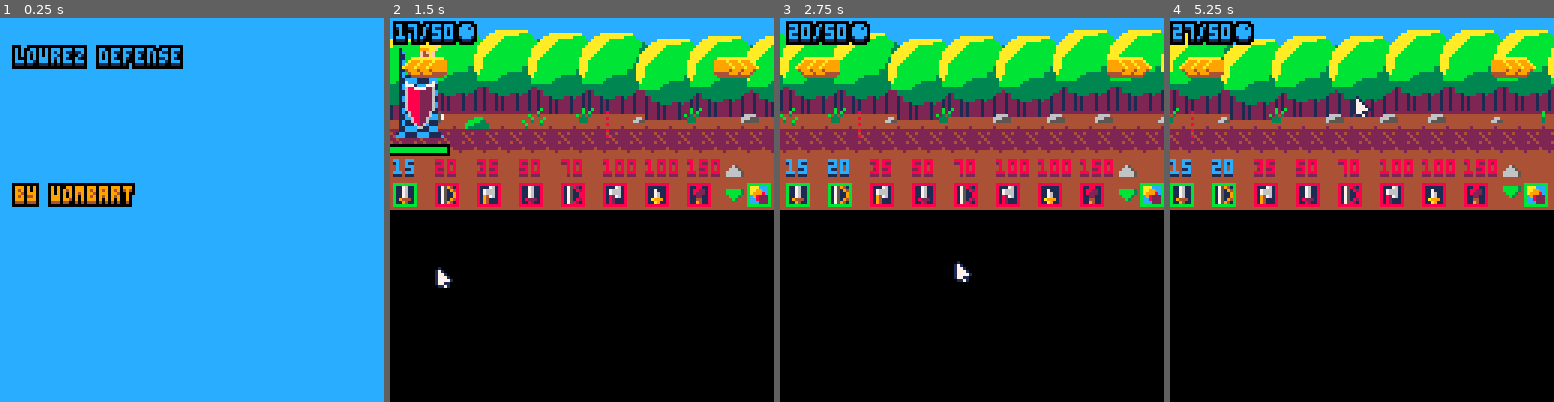
Above: before the commit, frames 1-4 (left to right).
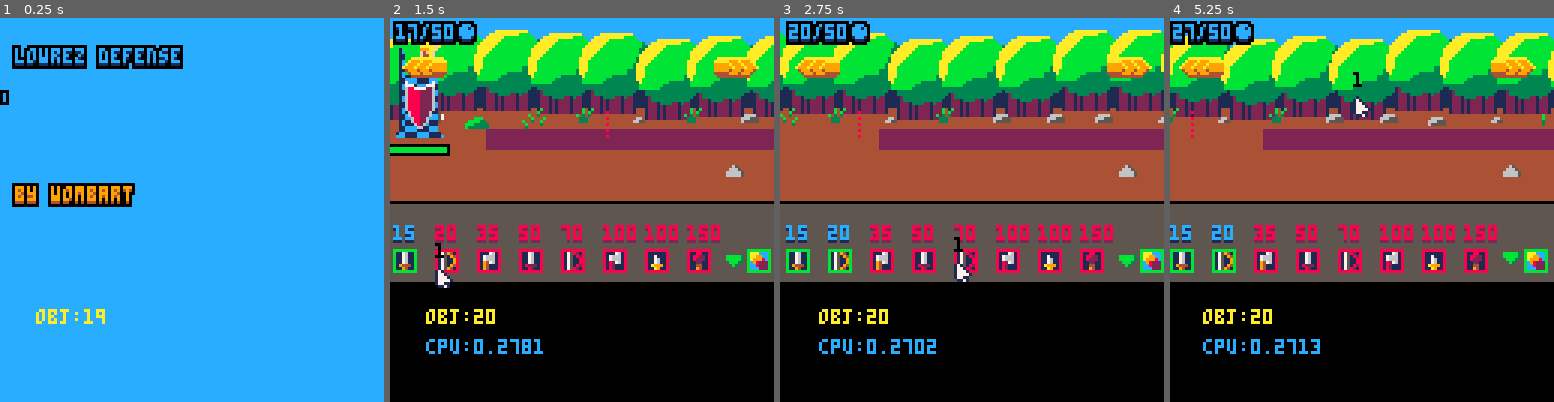
Above: after the commit, the same moments.

Repository: TThanushan/lowrez_defense
Game: PICO-8 cartridge lowzdefense.p8
Same seed, same stepped clock (60 frames per second), same inputs: the game is played once before the commit and once after it.
Inputs (mouse positions are in pixels of both pictures, inside the frame that each line leads up to):
- Up to frame 1 (0.25 s): no input
- Up to frame 2 (1.5 s): tap X (X key) at 0.33, 1.07 s; click (670, 121) at 0.67 s; click (436, 267) at 1.22 s
- Up to frame 3 (2.75 s): hold Right 1.6-2.1 s; click (887, 114) at 1.77 s; tap X (X key) at 1.85 s; click (952, 259) at 2.32 s; hold Right from 2.47 s (still down)
- Up to frame 4 (5.25 s): click (1404, 106) at 2.87 s; tap X (X key) at 2.97, 4.08, 5.2 s; release Right at 3.03 s; hold Left 3.08-3.58 s; click (1465, 256) at 3.42 s; click (1231, 102) at 3.97 s; hold Right 4.02-4.68 s; click (1292, 248) at 4.52 s; click (1354, 94) at 5.07 s; hold Left from 5.08 s (still down)

The runs differ from the first frame. In frame 1, 0.4% of the frame differs, in the area x 0-28%, y 18-80%; in frame 2, 28%; in frame 3, 29%; in frame 4, 31%, in the area x 0-100%, y 3-88%.

Commit message:
1 Bug fixed : You can't click on button that aren't displayed 2 Removed camera shaking on UI text 3 Increased the game height resolution 4 Improve the map drawing function, it is not drawing with the map function anymore. Now I am drawing with the rectfill function. (reduce the cpu usage of 0.10)

Diff:
--- a/lowzdefense.p8
+++ b/lowzdefense.p8
@@ -10,7 +10,7 @@
  0 ,0, false,nil,0, false,0,0,0,0
 
 local left_map_limit, right_map_limit = 20, 200
-local debugmode = false
+local debugmode = true
 local main_camera,mouse,turret,enemy_tower
 
 local spawner_infos = {x=0, y=0, tag='spawner', properties={timer=0, time_between_spawn=15, alivee=0, enemy_limit = 20}}
@@ -53,19 +53,20 @@
   end
 
   if (debugmode) then
-      -- print('fps:'..stat(7),main_camera.x+ 0, 11+main_camera.y, 11, 3)
-      print('obj:'..#game_objects, main_camera.x-21, main_camera.y-5, 8, 2)
-      -- print('time:'..flr(time()/2),main_camera.x-64, main_camera.y-64, 8, 2)
-      -- print('e:'..spawner.alivee,main_camera.x-30, 30 +main_camera.y, 8, 2)
-
-      -- print('mem_use:'..stat(0),main_camera.x+ 0, 30+main_camera.y, 8, 2)
-      print('cpu:'..stat(1),main_camera.x-25, 0+main_camera.y, 9, 4)
-      -- print('particles:'..#part,main_camera.x+ 0, 50+main_camera.y, 8, 2)
-      -- spe_print('sys_cpu:'..stat(2),main_camera.x+ 0, 50+main_camera.y, 8, 2)
-
-      -- spe_print(main_camera.x, main_camera.x, main_camera.y, 8, 2)
-      -- spe_print(main_camera.y, main_camera.x, main_camera.y, 8, 2)
-      print(spawner.alivee, mouse.x, mouse.y-8, 0)
+    if (btn(5)) shake_v(1)
+    -- print('fps:'..stat(7),main_camera.x+ 0, 11+main_camera.y, 11, 3)
+    print('obj:'..#game_objects, main_camera.x-20, main_camera.y+65, 10)
+    -- print('time:'..flr(time()/2),main_camera.x-64, main_camera.y-64, 8, 2)
+    -- print('e:'..spawner.alivee,main_camera.x-30, 30 +main_camera.y, 8, 2)
+
+    -- print('mem_use:'..stat(0),main_camera.x+ 0, 30+main_camera.y, 8, 2)
+    print('cpu:'..stat(1),main_camera.x-20, main_camera.y+75, 12)
+    -- print('particles:'..#part,main_camera.x+ 0, 50+main_camera.y, 8, 2)
+    -- spe_print('sys_cpu:'..stat(2),main_camera.x+ 0, 50+main_camera.y, 8, 2)
+
+    -- spe_print(main_camera.x, main_camera.x, main_camera.y, 8, 2)
+    -- spe_print(main_camera.y, main_camera.x, main_camera.y, 8, 2)
+    print(spawner.alivee, mouse.x, mouse.y-8, 0)
 
   end
 
@@ -91,7 +92,7 @@
  init_decors()
 
  local space_between = 14
- local pos_x, pos_y = -45, 23
+ local pos_x, pos_y = -45, 45
 -- buttons.
 -- line 0
  make_button(pos_x+space_between, pos_y, 3, {86}, 15,'button_unit1', 0)
@@ -106,7 +107,7 @@
  make_button(pos_x+space_between, pos_y, 3, {94, 78}, 50,'button_manaregen', 1)
  make_button(pos_x+space_between*2, pos_y, 3,{95, 79}, 50,'button_manamax', 1)
  make_button(pos_x+space_between*3, pos_y, 3, {85, 69}, 100,'button_lesscooldown', 1)
- make_button(87, pos_y, 60, {77}, 0,'button_meteor', 99)
+ make_button(87, pos_y, 40, {77}, 0,'button_meteor', 99)
  -- make_button(10, pos_y, 3, 93, 100,'button_manamax', 1)
  -- make_button(-20, pos_y, 5,87, 20,'button_unit2', 1)
  -- make_button(-9, pos_y, 12,88, 35,'button_unit3', 1)
@@ -183,7 +184,7 @@
 
 function whiteframe_update()
  if whiteframe == true then
-  rectfill(-100,-100, 200, 200, 7)
+  rectfill(-100,-100, 200, 200, 0)
   whiteframe = false
  end
 end
@@ -193,7 +194,27 @@
 end
 
 function draw_map()
- map(0, 0, -86+shkx, 0+shky, 60, 8)
+  -- sky
+  local x0, y0, x1, y1, col = -33, 0, 96, 10, 12
+  rectfill(main_camera.x+shkx+x0, shky+y0, main_camera.x+shkx+x1, shky+y1, col)
+
+  -- tree background
+  x0, y0, x1, y1, col = -33, 10, 96, 30, 1
+  rectfill(main_camera.x+shkx+x0, shky+y0, main_camera.x+shkx+x1, shky+y1, col)
+
+  -- ground
+  x0, y0, x1, y1, col = -33, 30, 96, 60, 4
+  rectfill(main_camera.x+shkx+x0, shky+y0, main_camera.x+shkx+x1, shky+y1, col)
+
+  -- ground path
+  x0, y0, x1, y1, col = 0, 37, 276, 43, 2
+  rectfill(main_camera.x+shkx+x0, shky+y0, main_camera.x+shkx+x1, shky+y1, col)
+
+  -- buttons background
+  x0, y0, x1, y1, col = -33, 30, 96, 55, 5
+  rectfill(main_camera.x+shkx+x0, main_camera.y+shky+y0, main_camera.x+shkx+x1, main_camera.y+shky+y1, col)
+
+  -- map(0, 0, -86+shkx, 0+shky, 60, 6)
 end
 
 function draw_start()
@@ -212,28 +233,29 @@
 
 
 function draw_game()
- cls()
- draw_map()
- draw_part()
- draw_all_gameobject()
-
- draw_camera_button()
-
- whiteframe_update()
-
- draw_mouse_cursor()
- -- print(#part, 20, 20, 8)
+  cls()
+  draw_map()
+  draw_part()
+  draw_all_gameobject()
+
+  draw_camera_button()
+
+  whiteframe_update()
+
+  draw_mouse_cursor()
+  -- print(#part, 20, 20, 8)
+  -- do_camera_shake()
 
 
 end
 function update_game()
   update_part()
-  do_camera_shake()
   random_enemy_spawning()
   update_all_gameobject()
   camera_follow()
 
   is_mouse_left_click_once()
+  do_camera_shake()
 
   if btn(0) and main_camera.x > left_map_limit then main_camera.x -= 1 end
   if btn(1) and main_camera.x < right_map_limit then main_camera.x += 1 end
@@ -381,7 +403,7 @@
   take_damage=function(self, damage)
     whiteframe=true
     self.current_health-= damage
-    shake_camera(0.25)
+    shake_v(0.25)
     if rnd() > 0.80 then
       make_enemy(flr(rnd(4)))
     end
@@ -452,7 +474,7 @@
    if self.attack_info.target_tag == 'enemy' then self.side = -1 end
    blood_explosion(self:center('x'), self:center('y'), damage, self.side, {8})
 
-   -- shake_camera(1)
+   -- shake_v(1)
    return true
   end,
   find_target=function(self)
@@ -488,7 +510,7 @@
       mana_part(self.x, self.y,  main_camera.x-24, main_camera.y-30, flr(points),{11})
     end
     sfx(self.sounds.death +flr(rnd(2)))
-    -- shake_camera(0.5)
+    -- shake_v(0.5)
 
     self:disable()
   end,
@@ -652,7 +674,7 @@
 end
 
 function meteor_ability()
- for i=-2, 10 do
+ for i=-2, 15 do
 
   make_gameobject(i*20+rnd(5), -rnd(30)-10, 'meteor', {
    speed=10+rnd(15),
@@ -663,7 +685,7 @@
     sfx(-1, 0)
    end,
    update=function(self)
-    shake_camera(0.05)
+    shake_v(0.05)
     sfx(22, 0)
     if self.y > 38 then self:kill() end
     self.x += self.speed/25
@@ -787,6 +809,13 @@
      if sub(obj:get_tag(), 0, 6) == 'button' and obj:get_tag() != 'button_meteor' and obj.max_cooldown > 0.5 then obj.current_cooldown *=0.5 obj.max_cooldown *= 0.5  end
      -- if obj:get_tag()== 'button_lesscooldown' then obj.current_cooldown *=0.5 obj.max_cooldown *= 0.5  end
     end
+
+    if (self.price < 150) then
+      self.price += 50
+    else
+      del(game_objects, self)
+    end
+
    elseif sub(self.tag, 8, 14) == 'meteor' then
     sfx(11)
     meteor_ability()
@@ -801,39 +830,20 @@
     return true
    else return false end
   end,
-  am_i_active=function (self)
-    return self.button_l != button_line and self.button_l != 99
-  end,
-  update=function(self)
-   -- if self:am_i_active() or (self.tag =='button_lesscooldown' and self.price >= 150) then return end
-
-   if self.current_cooldown <= 0 then self.current_cooldown = 0 else self.current_cooldown -= 1/60 end
-
-   -- if self:am_i_active() then return end
-   if self.current_cooldown <= 0 and turret.mana >= self.price and self:is_mouse_over() and is_mouse_left_click_once() then
-    turret.mana -= self.price
-    self:action()
-   end
-  end,
-  draw=function(self)
-    if self:am_i_active() or (self.tag =='button_lesscooldown' and self.price >= 150) then
-      return
-    end
-
-    local pc = self.current_cooldown/self.max_cooldown
-    self.c_sprite = flr(time()%#self.sprite)+1
-    -- local n = flr(time()*speed/3 % #self.sprite.move)+1
-
-    -- if pc > 1 then pc = 1 elseif pc < 0 then pc = 0 end
+
+  display_price = function (self)
     if self.price > turret.mana  then
       pal(12, 8)
       pal(1, 2)
     end
     if self.price > 0 then
-      spe_print(self.price, main_camera.x+self.x,main_camera.y+self.y-8, 12, 1, 16)
+      spe_print(self.price, main_camera.x+self.x, main_camera.y+self.y-8, 12, 1, 16)
     end
-    -- print(self.price, main_camera.x+self.x,main_camera.y+self.y-8, 11)
     pal()
+  end,
+  draw_sprite = function(self)
+    local pc = self.current_cooldown/self.max_cooldown
+
     if self.current_cooldown > 0 then
       if self.price > turret.mana then
         pal(11, 2)
@@ -846,9 +856,34 @@
       pal(11, 10)
     end
     rect(main_camera.x+self.x,(main_camera.y+self.y)+7*pc,main_camera.x+self.x+7,main_camera.y+self.y+7, 11)
-    -- if self:is_mouse_over() == true then pal(1, 10)  end
+    self.c_sprite = flr(time()%#self.sprite)+1
     spr(self.sprite[self.c_sprite], main_camera.x+self.x,main_camera.y+self.y)
     pal()
+  end,
+  am_i_displayed=function (self)
+    return self.button_l == button_line or self.button_l == 99
+  end,
+  -- am_i_active = function(self)
+  --   return self:am_i_displayed() or (self.tag =='button_lesscooldown' and self.price >= 150)
+  -- end,
+  update=function(self)
+
+   if self.current_cooldown <= 0 then self.current_cooldown = 0 else self.current_cooldown -= 1/60 end
+
+   if not self:am_i_displayed() then return end
+
+   if self.current_cooldown <= 0 and turret.mana >= self.price and self:is_mouse_over() and is_mouse_left_click_once() then
+    turret.mana -= self.price
+    self:action()
+   end
+  end,
+  draw=function(self)
+    if not self:am_i_displayed() then
+      return
+    end
+
+    self:display_price()
+    self:draw_sprite()
   end
   })
 end
@@ -895,7 +930,7 @@
   take_damage=function(self, damage)
    -- whiteframe=true
    self.current_health-= damage
-   -- shake_camera(0.01)
+   -- shake_v(0.01)
    return true
   end,
   find_target=function(self)
@@ -1399,26 +1434,27 @@
 -- ##spe_print
 -- give 16 for bordercol if you don't want a bordercolor.
 function spe_print(text, x, y, col_in, col_out, bordercol)
- local outlinecol = 0
- local print = print
- if bordercol != nil then outlinecol = bordercol end
- if bordercol != 16 then
-  -- draw outline color.
-  print(text, x-1+shkx, y+shky, outlinecol)
-  print(text, x+1+shkx, y+shky, outlinecol)
-  print(text, x+1+shkx, y-1+shky, outlinecol)
-  print(text, x-1+shkx, y-1+shky, outlinecol)
-  print(text, x+shkx, y-1+shky, outlinecol)
-  print(text, x+1+shkx, y+1+shky, outlinecol)
-  print(text, x-1+shkx, y+1+shky, outlinecol)
-  print(text, x+1+shkx, y+2+shky, outlinecol)
-  print(text, x-1+shkx, y+2+shky, outlinecol)
-  print(text, x+shkx, y+2+shky, outlinecol)
- end
--- draw col_out.
- print(text, shkx+x, shky+y+1, col_out)
- -- draw text.
- print(text, shkx+x, shky+y, col_in)
+  local outlinecol = 0
+  local print = print
+  if bordercol != nil then outlinecol = bordercol end
+  if bordercol != 16 then
+    -- draw outline color.
+    print(text, x-1, y, outlinecol)
+    print(text, x+1, y, outlinecol)
+    print(text, x+1, y-1, outlinecol)
+    print(text, x-1, y-1, outlinecol)
+    print(text, x, y-1, outlinecol)
+    print(text, x+1, y+1, outlinecol)
+    print(text, x-1, y+1, outlinecol)
+    print(text, x+1, y+2, outlinecol)
+    print(text, x-1, y+2, outlinecol)
+    print(text, x, y+2, outlinecol)
+  end
+
+  -- draw col_out.
+  print(text, x, y+1, col_out)
+  -- draw text.
+  print(text, x, y, col_in)
 end
 
 function shake_camera(power)
@@ -1566,7 +1602,7 @@
 01c68877772261000000000000000000444444440000000000000000000000000000000000000000000000000000000000000000000000000000000000000000
 0116888822226c00422222220000000000000000000000000000000dd0000000000000000000000000000dd00000770000000000007dd7700000000000000000
 0116888822226c00242222420000aaaaaaaaaaa000000000000000dddd000000000000dd000000000000dddd000777000000000777dddd770000000000000000
-01c688882222610022222222000a999a999a99990cccc000000000dfdd00000000000dddd00000000000dfdd000777700000077777dfdd770000000000000000
+01c688882222610022222222000a999a999aaaaa0cccc000000000dfdd00000000000dddd00000000000dfdd000777700000077777dfdd770000000000000000
 01c68888222261002242222200a999a999a999990ccccc007000000ffd00000000000dfdd000000000000ffd0000077000077777777ffd770000000000000000
 0116888822226c00444442440a999a999a999999011110007770000000000000000000ffd0000000000000000000040000077777477777770000000000000000
 0116888822226c004444444400499949994999990000000077700eedee00000070000000000000000000edee50000400007777444eedee770000000000000000
